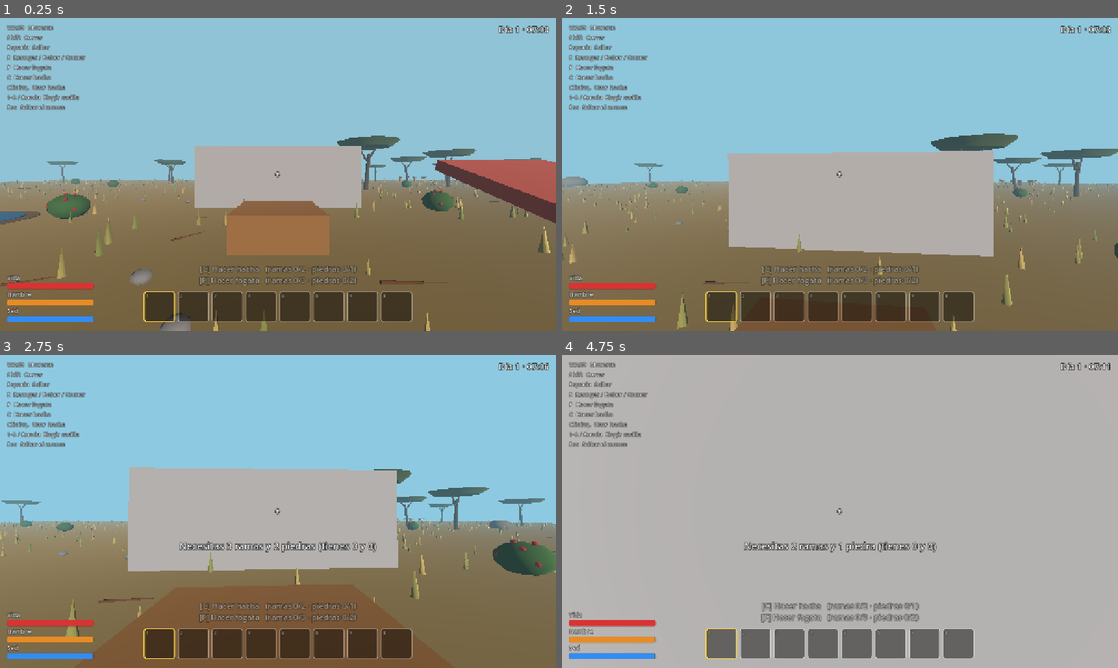
Above: before the commit, frames 1-4 (two rows, left to right).
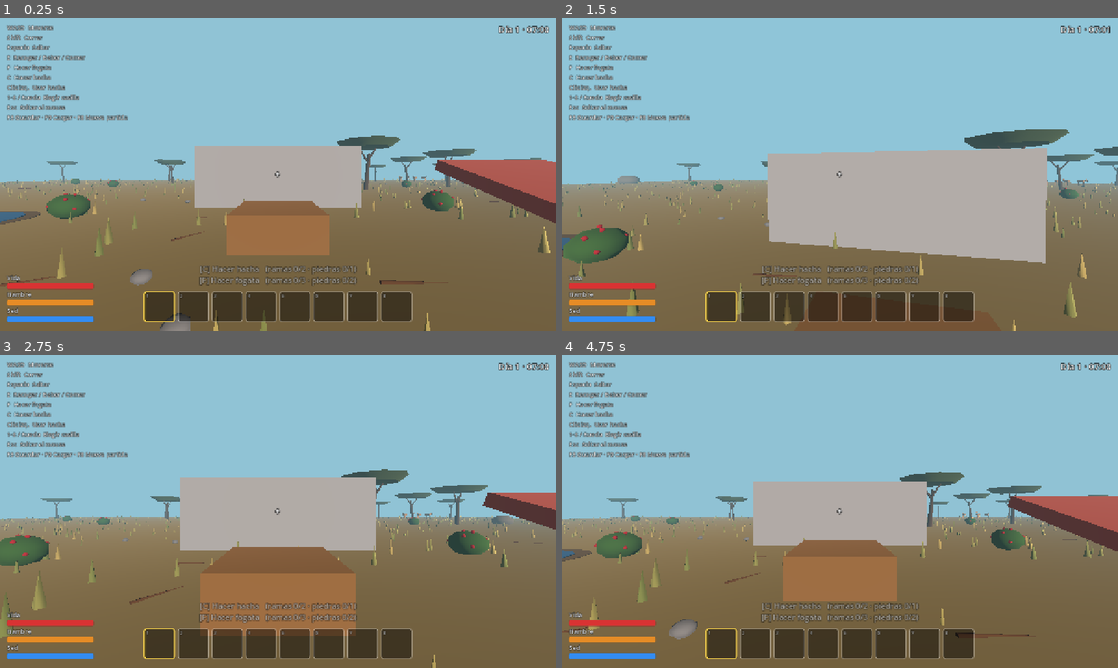
Above: after the commit, the same moments.

Repository: cgalvezd92/VideoJuego
Game: Godot game, scene res://Levels/main.tscn
Two runs of this game, one before a commit and one after it. Both use one fixed random seed, a clock stepped at 60 frames per second and the inputs below.
Inputs (mouse positions are in pixels of both pictures, inside the frame that each line leads up to):
- Up to frame 1 (0.25 s): no input
- Up to frame 2 (1.5 s): tap Enter at 0.5 s; move the mouse to (867, 174) at 0.52 s; hold F8 (new_game, bound only after the commit) 0.53-1.28 s; hold W (move_forward) from 0.53 s (still down); tap Space (jump) at 0.77 s; move the mouse to (812, 174) at 1.27 s; click (812, 174) at 1.35 s
- Up to frame 3 (2.75 s): keep holding W (move_forward); tap Space (jump) at 1.52 s; tap F8 (new_game, bound only after the commit) at 1.55, 2.3 s; move the mouse to (289, 505) at 2.02 s; hold F (build_fire) from 2.03 s (still down)
- Up to frame 4 (4.75 s): keep holding W (move_forward); move the mouse to (834, 517) at 2.77 s; release F (build_fire) at 2.78 s; tap C (craft_axe) at 2.85 s; tap Space (jump) at 3.02, 3.77, 4.52 s; tap F8 (new_game, bound only after the commit) at 3.05, 4.55 s; move the mouse to (878, 514) at 3.52 s; hold F8 (new_game, bound only after the commit) 3.53-4.28 s; tap E (interact) at 3.6 s; tap F9 (load_game, bound only after the commit) at 4.15 s; move the mouse to (795, 508) at 4.27 s; tap Shift (sprint) at 4.35 s

The runs differ from the first frame. In frame 1, 0.3% of the frame differs, in the area x 1-23%, y 30-34%; in frame 2, 11%; in frame 3, 19%; in frame 4, 92%, in the area x 0-100%, y 0-100%.

Commit message:
Etapa 10: guardar y cargar la partida
- Levels/save_game.gd (nodo SaveGame en main.tscn): guarda en
  user://partida.json posición, mirada, inventario, vida/hambre/sed, hora,
  fogatas y qué objetos y árboles quedan.
- Guarda solo cada 60 s y al cerrar la ventana; F5 guarda, F9 vuelve al
  último guardado (recarga la escena) y F8 empieza una partida nueva.
- Al abrir el juego se carga el guardado si existe.
- Acciones de entrada save_game (F5), load_game (F9) y new_game (F8).
- CLAUDE.md: etapa 9 lista, etapa 10 en pruebas.

Co-Authored-By: Claude Opus 5.5 <noreply@anthropic.com>
Claude-Session: https://claude.ai/code/session_015eDmJJqEXKPdpgqKicuVm4

Diff:
--- a/Levels/main.tscn
+++ b/Levels/main.tscn
@@ -10,6 +10,7 @@
 [ext_resource type="PackedScene" path="res://objects/rock.tscn" id="8_rock"]
 [ext_resource type="Script" path="res://Levels/grass.gd" id="9_grass"]
 [ext_resource type="PackedScene" path="res://objects/gazelle.tscn" id="10_gazelle"]
+[ext_resource type="Script" path="res://Levels/save_game.gd" id="11_save"]
 
 [sub_resource type="Environment" id="Environment_y2pph"]
 background_mode = 1
@@ -573,3 +574,6 @@
 
 [node name="DayNight" type="Node" parent="." unique_id=1935508217]
 script = ExtResource("6_daynight")
+
+[node name="SaveGame" type="Node" parent="." unique_id=1802736154]
+script = ExtResource("11_save")
--- /dev/null
+++ b/Levels/save_game.gd
@@ -0,0 +1,176 @@
+extends Node
+## Guardar y cargar la partida (Etapa 10).
+## Va en el nodo "SaveGame", hijo de Main (en main.tscn).
+##
+## F5 guarda, F9 vuelve al último guardado y F8 empieza una partida nueva.
+## También guarda solo cada minuto y al cerrar la ventana.
+## El archivo es texto (JSON). En Mac está en:
+## ~/Library/Application Support/Godot/app_userdata/Proyecto_Mundo_Abierto/partida.json
+
+const SAVE_PATH: String = "user://partida.json"
+const CAMPFIRE_SCENE: PackedScene = preload("res://objects/campfire.tscn")
+
+## Cada cuántos segundos se guarda automáticamente.
+@export var autosave_seconds: float = 60.0
+
+@onready var main: Node = get_parent()
+@onready var player: CharacterBody3D = $"../Player"
+@onready var head: Node3D = $"../Player/Head"
+@onready var inventory = $"../Player/Inventory"
+@onready var survival = $"../Player/Survival"
+@onready var hud = $"../Player/HUD"
+@onready var day_night = $"../DayNight"
+@onready var objects: Node = $"../Objects"
+@onready var trees: Node = $"../Nature/Trees"
+
+var autosave_time: float = 0.0
+
+
+func _ready() -> void:
+	autosave_time = autosave_seconds
+	if FileAccess.file_exists(SAVE_PATH):
+		# Se espera a que todo el nivel esté listo antes de cargar.
+		load_game.call_deferred()
+
+
+func _process(delta: float) -> void:
+	autosave_time -= delta
+	if autosave_time <= 0.0:
+		autosave_time = autosave_seconds
+		save_game(false)
+
+
+func _unhandled_input(event: InputEvent) -> void:
+	if event.is_action_pressed("save_game"):
+		save_game(true)
+	elif event.is_action_pressed("load_game"):
+		if FileAccess.file_exists(SAVE_PATH):
+			# Recargar la escena hace que se cargue el guardado en _ready.
+			get_tree().reload_current_scene()
+		else:
+			hud.show_message("No hay ninguna partida guardada")
+	elif event.is_action_pressed("new_game"):
+		if FileAccess.file_exists(SAVE_PATH):
+			DirAccess.remove_absolute(SAVE_PATH)
+		get_tree().reload_current_scene()
+
+
+func _notification(what: int) -> void:
+	# Al cerrar la ventana del juego, guarda antes de salir.
+	if what == NOTIFICATION_WM_CLOSE_REQUEST:
+		save_game(false)
+
+
+func save_game(show_message: bool) -> void:
+	var campfires: Array = []
+	for fire in get_tree().get_nodes_in_group("campfire"):
+		campfires.append(_vec_to_array(fire.global_position))
+
+	var data: Dictionary = {
+		"version": 1,
+		"player": {
+			"position": _vec_to_array(player.global_position),
+			"rotation_y": player.rotation.y,
+			"head_x": head.rotation.x,
+		},
+		"survival": {
+			"health": survival.health,
+			"hunger": survival.hunger,
+			"thirst": survival.thirst,
+		},
+		"hours": day_night.total_hours,
+		"inventory": {
+			"slots": inventory.slots,
+			"selected": inventory.selected,
+		},
+		"campfires": campfires,
+		# Nombres de lo que sigue en el mapa (lo que falta ya se recogió o taló).
+		"objects": _names_left(objects),
+		"trees": _names_left(trees),
+	}
+
+	var file := FileAccess.open(SAVE_PATH, FileAccess.WRITE)
+	if file == null:
+		hud.show_message("No se pudo guardar la partida")
+		return
+	file.store_string(JSON.stringify(data, "\t"))
+	if show_message:
+		hud.show_message("Partida guardada")
+
+
+func load_game() -> void:
+	var file := FileAccess.open(SAVE_PATH, FileAccess.READ)
+	if file == null:
+		return
+	var data = JSON.parse_string(file.get_as_text())
+	if typeof(data) != TYPE_DICTIONARY:
+		hud.show_message("La partida guardada está dañada")
+		return
+
+	# Jugador
+	var p: Dictionary = data.get("player", {})
+	if p.has("position"):
+		player.global_position = _array_to_vec(p.position)
+	player.rotation.y = p.get("rotation_y", 0.0)
+	head.rotation.x = p.get("head_x", 0.0)
+	player.velocity = Vector3.ZERO
+
+	# Vida, hambre y sed
+	var s: Dictionary = data.get("survival", {})
+	survival.health = s.get("health", survival.max_value)
+	survival.hunger = s.get("hunger", survival.max_value)
+	survival.thirst = s.get("thirst", survival.max_value)
+	survival.check_time = 0.0
+
+	# Hora
+	day_night.total_hours = data.get("hours", day_night.start_hour)
+	day_night._apply()
+
+	# Inventario (JSON guarda los números como decimales: se pasan a enteros).
+	var inv: Dictionary = data.get("inventory", {})
+	var saved_slots: Array = inv.get("slots", [])
+	for i in inventory.SLOT_COUNT:
+		var slot = saved_slots[i] if i < saved_slots.size() else null
+		if slot == null:
+			inventory.slots[i] = null
+		else:
+			inventory.slots[i] = { "id": slot.id, "name": slot.name, "amount": int(slot.amount) }
+	inventory.changed.emit()
+	inventory.select(int(inv.get("selected", 0)))
+
+	# Quitar lo que ya se recogió o se taló.
+	_remove_missing(objects, data.get("objects", null))
+	_remove_missing(trees, data.get("trees", null))
+
+	# Volver a poner las fogatas.
+	for pos in data.get("campfires", []):
+		var fire: Node3D = CAMPFIRE_SCENE.instantiate()
+		main.add_child(fire)
+		fire.global_position = _array_to_vec(pos)
+
+	hud.show_message("Partida cargada")
+
+
+func _names_left(parent: Node) -> Array:
+	var names: Array = []
+	for child in parent.get_children():
+		var falling: bool = "hits" in child and child.hits >= child.hits_needed
+		if not child.is_queued_for_deletion() and not falling:
+			names.append(str(child.name))
+	return names
+
+
+func _remove_missing(parent: Node, names_left) -> void:
+	if names_left == null:
+		return  # Guardado antiguo sin esta información: no se toca nada.
+	for child in parent.get_children():
+		if not names_left.has(str(child.name)):
+			child.queue_free()
+
+
+func _vec_to_array(v: Vector3) -> Array:
+	return [v.x, v.y, v.z]
+
+
+func _array_to_vec(a: Array) -> Vector3:
+	return Vector3(a[0], a[1], a[2])
--- a/Player/hud.gd
+++ b/Player/hud.gd
@@ -21,7 +21,8 @@
 C  Hacer hacha
 Clic izq.  Usar hacha
 1-8 / Rueda  Elegir casilla
-Esc  Soltar el mouse"""
+Esc  Soltar el mouse
+F5 Guardar · F9 Cargar · F8 Nueva partida"""
 
 
 func _ready() -> void:
--- a/project.godot
+++ b/project.godot
@@ -75,6 +75,21 @@
 "events": [Object(InputEventMouseButton,"resource_local_to_scene":false,"resource_name":"","device":-1,"window_id":0,"a …(253 unchanged characters)…
 ]
 }
+save_game={
+"deadzone": 0.2,
+"events": [Object(InputEventKey,"resource_local_to_scene":false,"resource_name":"","device":-1,"window_id":0,"alt_pressed":false,"shift_pressed":false,"ctrl_pressed":false,"meta_pressed":false,"pressed":false,"keycode":0,"physical_keycode":4194336,"key_label":0,"unicode":0,"location":0,"echo":false,"script":null)
+]
+}
+load_game={
+"deadzone": 0.2,
+"events": [Object(InputEventKey,"resource_local_to_scene":false,"resource_name":"","device":-1,"window_id":0,"alt_pressed":false,"shift_pressed":false,"ctrl_pressed":false,"meta_pressed":false,"pressed":false,"keycode":0,"physical_keycode":4194340,"key_label":0,"unicode":0,"location":0,"echo":false,"script":null)
+]
+}
+new_game={
+"deadzone": 0.2,
+"events": [Object(InputEventKey,"resource_local_to_scene":false,"resource_name":"","device":-1,"window_id":0,"alt_pressed":false,"shift_pressed":false,"ctrl_pressed":false,"meta_pressed":false,"pressed":false,"keycode":0,"physical_keycode":4194339,"key_label":0,"unicode":0,"location":0,"echo":false,"script":null)
+]
+}
 
 [physics]
 
Not shown, changed: CLAUDE.md
